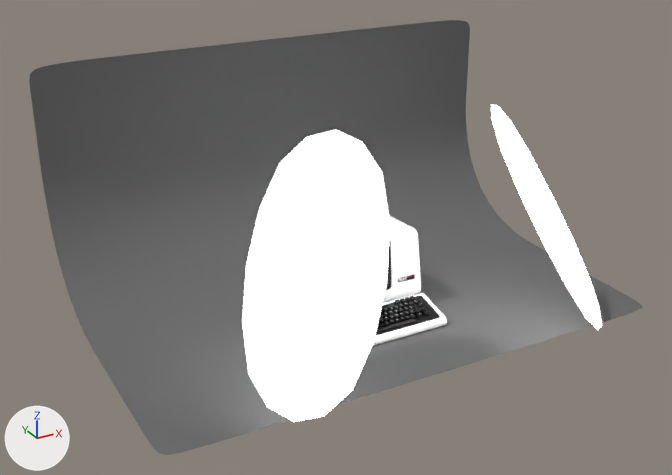
The Blender file models/VT100.006.blend: old version first, new version second.
Before and after are seen from a 50 mm camera at (-33.3, -57.5, 32.5) aimed at (-2.3, -1.1, 4.4). Arrows for +X, +Y and +Z are at lower left; the lights stay in place.

In view in the first picture: 'floor', 'keyboard.case', 'keyboard.keys', 'lightboxes', 'logo.frame', 'vt100'.
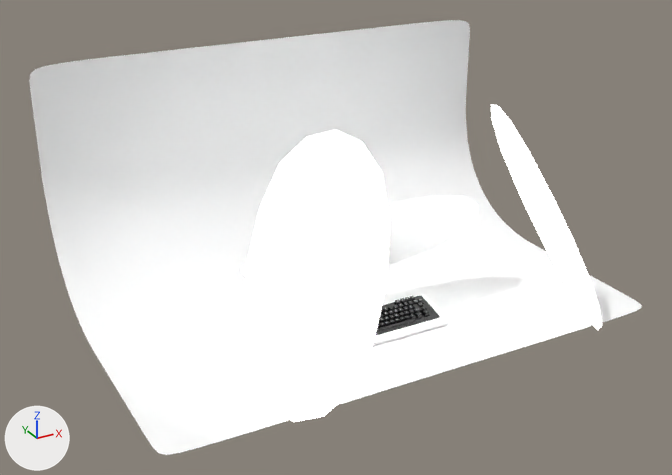
Scene script edits in JSON lines:
```json
{"op": "set", "path": "mat_floor.base_color", "old": "(0.15, 0.15, 0.15)", "new": "(1.0, 1.0, 1.0)", "note": "dark grey #6c6c6c -> white #ffffff"}
{"op": "add", "block": "mat_reflection", "code": ["mat_reflection = diffuse_material('reflection')", "mat_reflection.base_color = (1.0, 1.0, 1.0)  # white #ffffff"]}
{"op": "add", "block": "me_plane_002", "code": ["me_plane_002 = bpy.data.meshes.new('Plane.002')", "me_plane_002.from_pydata([(-11.4, 0.6, -0.3), (11.4, 0.6, -0.3), (-11.4, -4.2, 8.1), (11.4, -4.2, 8.1)], [], [(0, 1, 3, 2)])", "me_plane_002.materials.append(mat_reflection)  # white #ffffff"]}
{"op": "set", "path": "ob_logo_frame.rotation_euler", "old": "(-0.0876, 0.0, 0.0)", "new": "(0.0, 0.0, 0.0)", "note": "degrees (-5, 0, 0) -> degrees (0, 0, 0)"}
{"op": "set", "path": "ob_logo_frame.location", "old": "(3.11, -2.73, 0.36)", "new": "(0.0, 0.0, 0.0)"}
{"op": "add", "block": "ob_logo_frame", "code": "ob_logo_frame.hide_viewport = True"}
{"op": "add", "block": "ob_vt100", "code": "ob_vt100.hide_viewport = True"}
{"op": "add", "block": "ob_plane", "code": ["ob_plane = bpy.data.objects.new('Plane', me_plane_002)", "ob_plane.location = (0.0, 0.0, 0.0)", "_m = ob_plane.modifiers.new('Subsurf', 'SUBSURF')", "_m.levels = 4", "_m.render_levels = 6"]}
```

Boxes (x1, y1, x2, y2) around the edits, measured in the pictures (672 x 475 px):
```json
{"object": "floor", "change": "recoloured", "before": [29, 20, 642, 455], "after": [29, 20, 642, 455], "on screen": "grey to white"}
{"object": "Plane", "change": "added", "after": [240, 196, 479, 281]}
{"object": "vt100", "change": "hidden", "before": [383, 215, 421, 303]}
{"object": "logo.frame", "change": "hidden", "before": [398, 275, 415, 282]}
```
